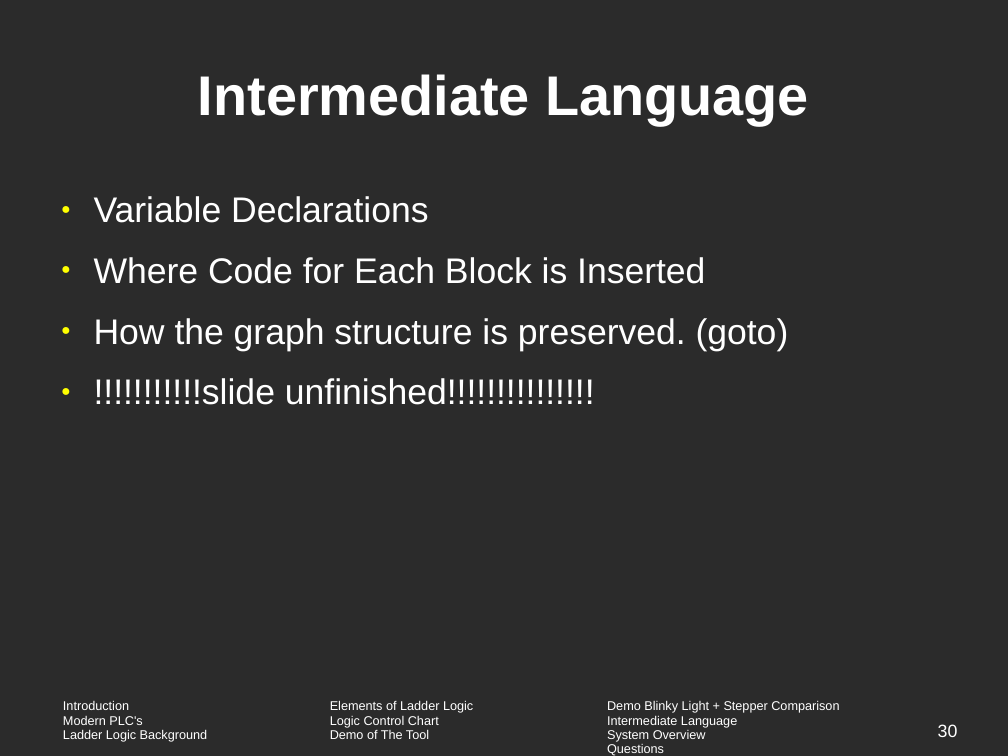
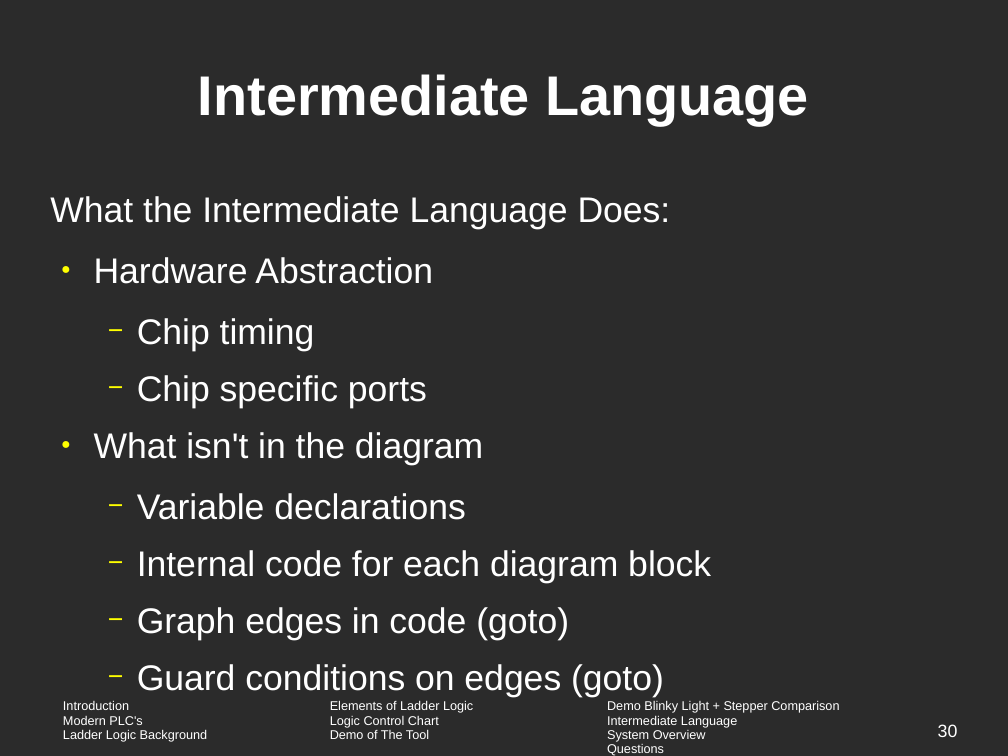
Before and after one commit to vortex-5/plcthesis, a slide deck: slide 30 of presentation/defense.odp. Drawn at 1008x756 pixels with LibreOffice and Linux fonts; fonts in the diff are those of the drawing; background and template pictures are left out; a plain dark background stands for a picture behind light text. Boxes give left, top, right and bottom in pixels: in the first picture for what was removed or moved away, otherwise in the second. Text is boxed around its words. In the diff, an @@ line names an element or a change of style, - is before the commit and + after.

Commit message:
updates

```diff
--- a/presentation/defense.odp
+++ b/presentation/defense.odp
@@ text at <box>50,196,711,697</box>: text changed @@
-● Variable Declarations
-● Where Code for Each Block is Inserted
-● How the graph structure is preserved. (goto)
-● !!!!!!!!!!!slide unfinished!!!!!!!!!!!!!!!
+What the Intermediate Language Does:
+● Hardware Abstraction
+  − Chip timing
+  − Chip specific ports
+● What isn't in the diagram
+  − Variable declarations
+  − Internal code for each diagram block
+  − Graph edges in code (goto)
+  − Guard conditions on edges (goto)
```
Also in this commit, not shown: 11 other slides changed, 1 slide added.
